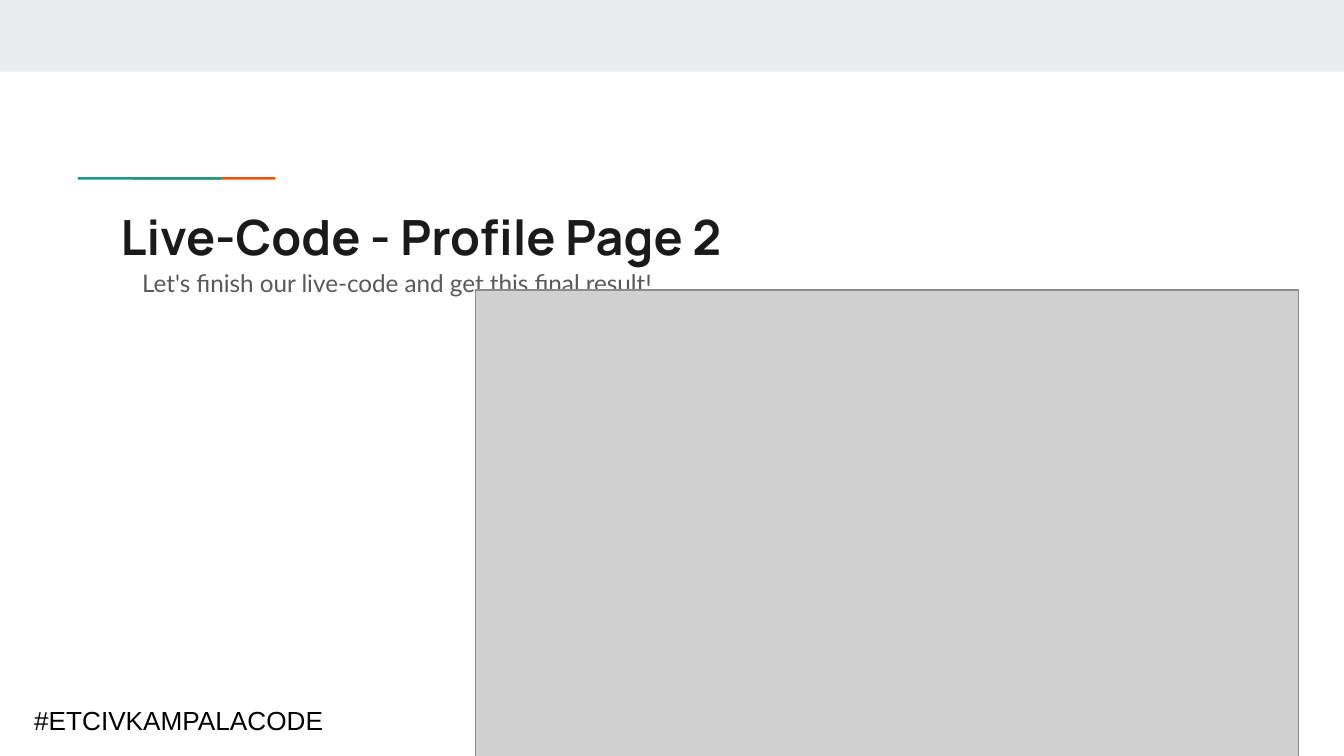
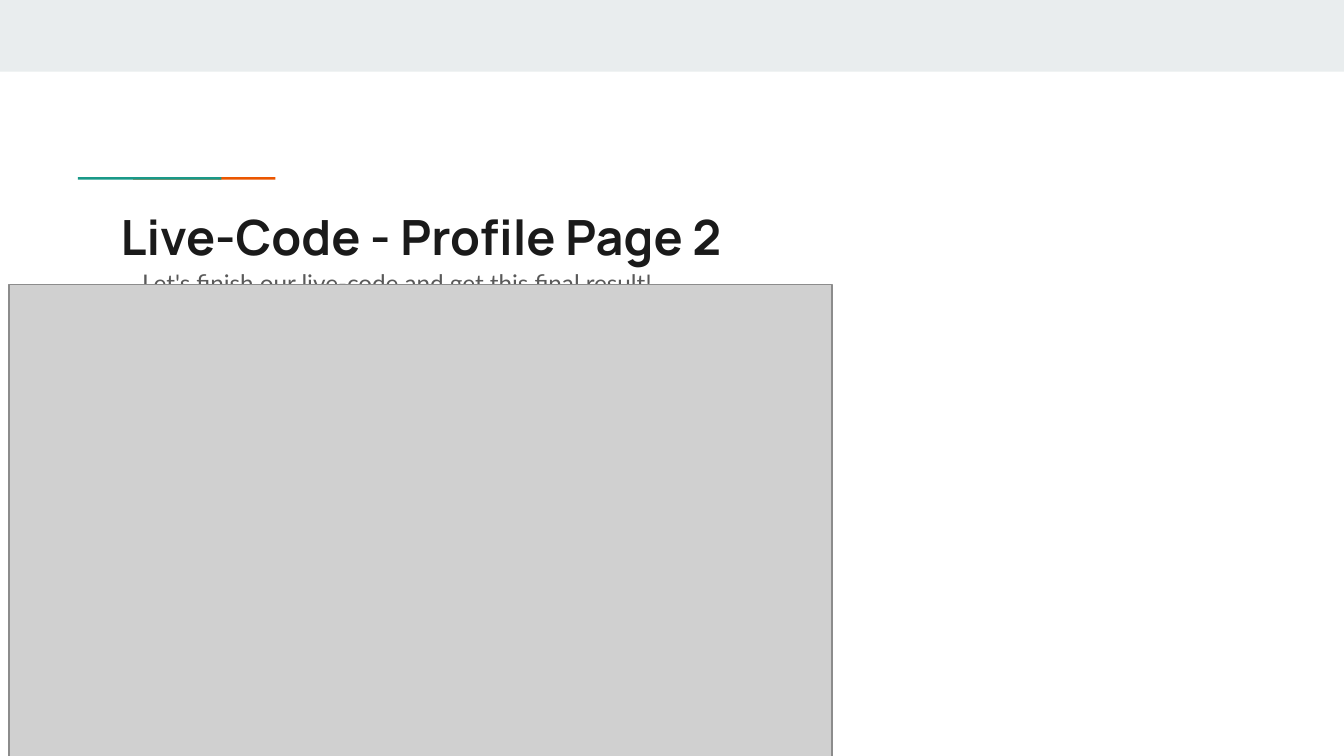
Before and after one commit to PriscillaNelly/codequeen14-css, a slide deck: slide 43 of HTML & CSS_v2.pptx. Drawn at 1344x756 pixels with LibreOffice and Linux fonts; fonts in the diff are those of the drawing; grey boxes stand for pictures. Boxes give left, top, right and bottom in pixels: in the first picture for what was removed or moved away, otherwise in the second. Text is boxed around its words. In the diff, an @@ line names an element or a change of style, - is before the commit and + after.

```diff
--- a/HTML & CSS_v2.pptx
+++ b/HTML & CSS_v2.pptx
@@ picture: place and size @@
-picture at (476,290,1300,756)
+picture at (9,285,833,756)
@@ text removed at (34,711,323,731) @@
-#ETCIVKAMPALACODE
```
Also in this commit, not shown: 2 other slides changed, 2 other files.
